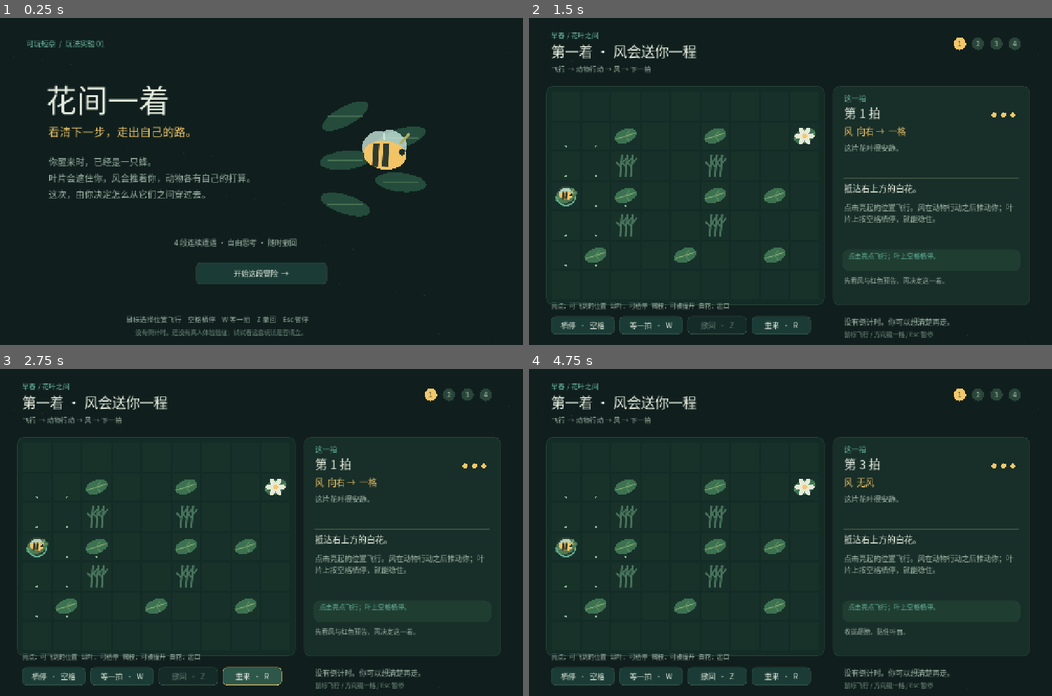
Above: before the commit, frames 1-4 (two rows, left to right).
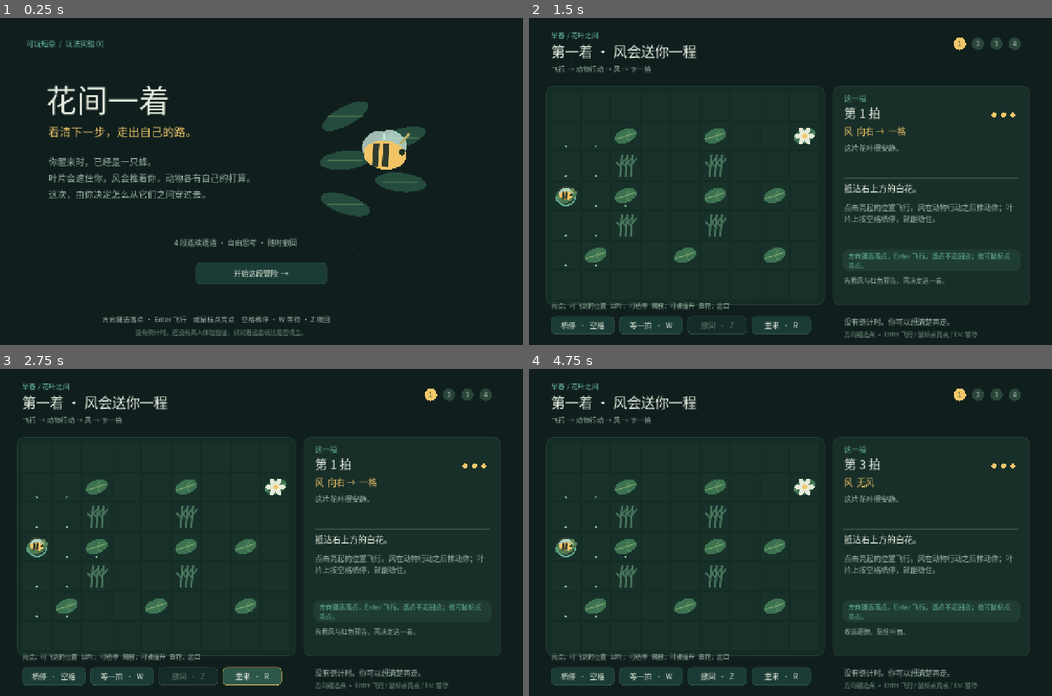
Above: after the commit, the same moments.

Repository: alanthssss/nameless-becoming
Game: Godot game, scene res://main.tscn
The game is run twice, just before and just after one commit, with the same random seed, the same clock (stepped at 60 frames per second) and the same inputs.
Inputs (mouse positions are in pixels of both pictures, inside the frame that each line leads up to):
- Up to frame 1 (0.25 s): no input
- Up to frame 2 (1.5 s): click "开始这段冒险 →" at 0.5 s; click "试试自己的办法 →" at 1.25 s
- Up to frame 3 (2.75 s): click "重来 · R" at 2 s
- Up to frame 4 (4.75 s): click "栖停 · 空格" at 2.75 s; tap Enter at 3.5, 3.6 s; move the mouse to (905, 516) at 3.52 s; hold Right 3.53-4.28 s; click (905, 516) at 3.67 s; tap Space at 3.77, 4.07, 4.25, 4.52 s; tap Keypad Enter at 3.8, 4.35 s; move the mouse to (685, 548) at 4.27 s; hold Down from 4.28 s (still down); click (685, 548) at 4.42 s; tap Z at 4.55 s

The runs differ from the first frame. In frame 1, 0.5% of the frame differs, in the area x 19-63%, y 91-94%; in frame 2, 0.6%, in the area x 60-92%, y 71-98%; in frame 3, 0.6%; in frame 4, 0.6%.

Commit message:
fix: give keyboard full flight range in Flower Step

Diff:
--- a/prototypes/flower-step/main.gd
+++ b/prototypes/flower-step/main.gd
@@ -16,6 +16,7 @@
 var chapter := 0
 var mode := "title"
 var hover := Vector2i(-1,-1)
+var keyboard_aim := false
 var anim := 0.0
 var clock := 0.0
 var action_target := Vector2.ZERO
@@ -119,7 +120,7 @@
 	state = Model.start(chapter)
 	previous = state.duplicate(true)
 	history.clear()
-	hover = Vector2i(-1,-1)
+	reset_aim()
 	note = ""
 	mode = "intro"
 
@@ -128,6 +129,7 @@
 	state = Model.start(chapter)
 	previous = state.duplicate(true)
 	history.clear()
+	reset_aim()
 	note = ""
 	mode = "play"
 	refresh()
@@ -136,6 +138,7 @@
 	if anim > 0.0 or history.is_empty(): return
 	state = history.pop_back()
 	previous = state.duplicate(true)
+	reset_aim()
 	note = "回到刚才。试试另一种走法。"
 	mode = "play"
 	refresh()
@@ -151,9 +154,21 @@
 	previous = state.duplicate(true)
 	action_target = Vector2(action.get("to",state.player))
 	state = result
+	reset_aim()
 	anim = ACTION_DURATION
 	note = ""
 	refresh()
+
+func reset_aim() -> void:
+	hover = state.player if keyboard_aim else Vector2i(-1,-1)
+
+func aim(direction: Vector2i) -> void:
+	if mode != "play" or anim > 0.0: return
+	if not keyboard_aim: hover = state.player
+	keyboard_aim = true
+	hover = Vector2i(clampi(hover.x+direction.x,0,Model.W-1),clampi(hover.y+direction.y,0,Model.H-1))
+	note = ""
+	queue_redraw()
 
 func _process(delta: float) -> void:
 	clock += delta
@@ -167,8 +182,10 @@
 
 func _unhandled_input(event: InputEvent) -> void:
 	if event is InputEventMouseMotion:
+		keyboard_aim = false
 		hover = Vector2i(floori((event.position.x-ORIGIN.x)/CELL),floori((event.position.y-ORIGIN.y)/CELL))
 	elif event is InputEventMouseButton and event.pressed and event.button_index == MOUSE_BUTTON_LEFT:
+		keyboard_aim = false
 		hover = Vector2i(floori((event.position.x-ORIGIN.x)/CELL),floori((event.position.y-ORIGIN.y)/CELL))
 		if mode == "play" and Model.inside(hover): act({"kind":"fly","to":hover})
 	elif event is InputEventKey and event.pressed and not event.echo:
@@ -177,8 +194,10 @@
 				if anim == 0.0 and mode in ["play","paused"]:
 					mode = "paused" if mode == "play" else "play"
 					refresh()
-			KEY_ENTER:
-				if mode != "play": proceed()
+			KEY_ENTER, KEY_KP_ENTER:
+				if mode == "play":
+					if keyboard_aim: act({"kind":"fly","to":hover})
+				else: proceed()
 			KEY_Z:
 				if mode in ["play","lost","result"]: undo()
 			KEY_R:
@@ -194,7 +213,7 @@
 					if event.keycode == KEY_RIGHT: direction.x = 1
 					if event.keycode == KEY_UP: direction.y = -1
 					if event.keycode == KEY_DOWN: direction.y = 1
-					act({"kind":"fly","to":state.player+direction})
+					aim(direction)
 
 func pos(p: Vector2) -> Vector2:
 	return ORIGIN + (p+Vector2(0.5,0.5))*CELL
@@ -264,7 +283,7 @@
 		draw_line(c-Vector2(43,0),c+Vector2(43,0),Color("497353"),2,true)
 	bee(Vector2(942,330),3.5)
 	text("4 段连续遭遇 · 自由思考 · 随时撤回",Vector2(426,557),18,MUTED)
-	text("鼠标选择位置飞行    空格栖停    W 等一拍    Z 撤回    Esc 暂停",Vector2(308,744),17,MUTED)
+	text("方向键选落点 · Enter 飞行    或鼠标点亮点    空格栖停 · W 等待 · Z 撤回",Vector2(250,744),17,MUTED)
 	text("没有倒计时。还没有真人体验验证；试试看这套玩法是否成立。",Vector2(331,775),15,Color("6c897b"))
 
 func draw_game() -> void:
@@ -342,6 +361,9 @@
 			draw_line(target,final,color,3,true)
 			draw_circle(final,22,color,false,2,true)
 		bee(final,0.8,0.55)
+	if anim == 0.0 and mode == "play" and keyboard_aim and Model.inside(hover):
+		var aim_color := GOLD if Model.legal_move(state,hover) or hover == state.player else RED
+		draw_rect(Rect2(pos(Vector2(hover))-Vector2(31,31),Vector2(62,62)),aim_color,false,3)
 	var bee_pos := pos(Vector2(state.player))
 	if anim > 0.0:
 		if fraction < 0.4: bee_pos = pos(Vector2(previous.player)).lerp(pos(action_target),smoothstep(0.0,0.4,fraction))
@@ -377,7 +399,7 @@
 	draw_line(Vector2(770,392),Vector2(1198,392),Color("3a5142"),1,true)
 	wrapped(level.goal,Vector2(771,425),420,21)
 	wrapped(level.hint,Vector2(771,471),420,18,MUTED)
-	var preview_text: String = "点击亮点飞行；叶上空格栖停。"
+	var preview_text: String = "方向键选落点，Enter 飞行。选点不走回合；也可鼠标点亮点。"
 	var preview_color := GREEN
 	if anim > 0.0: preview_text = "正在发生……"
 	elif Model.legal_move(state,hover):
@@ -386,11 +408,14 @@
 		preview_color = GREEN if preview.hp == state.hp else RED
 		if preview.broken > state.broken: preview_text += " 动物会打开新路。"
 		if preview.won: preview_text = "飞到所指格：这着能抵达白花。"
+	elif keyboard_aim and hover != state.player:
+		preview_text = "这个位置飞不到。用方向键选亮点；选点不走回合。"
+		preview_color = RED
 	panel(Rect2(767,566,436,53),Color("203d32"))
 	wrapped(preview_text,Vector2(781,589),408,16,preview_color,1.45)
 	wrapped(note if not note.is_empty() else state.message,Vector2(771,649),420,16,MUTED,1.4)
 	text("没有倒计时。你可以想清楚再走。",Vector2(771,751),18,MUTED)
-	text("鼠标飞行 / 方向键一格 / Esc 暂停",Vector2(771,780),15,Color("718e7c"))
+	text("方向键选点 · Enter 飞行 / 鼠标点亮点 / Esc 暂停",Vector2(771,780),15,Color("718e7c"))
 
 func draw_overlay() -> void:
 	draw_rect(Rect2(0,0,1280,800),Color(0.035,0.09,0.075,0.91))
@@ -401,7 +426,7 @@
 		"intro":
 			title = Model.chapters()[chapter].name
 			body = Model.chapters()[chapter].intro
-			detail = Model.chapters()[chapter].hint
+			detail = Model.chapters()[chapter].hint + "\n方向键选落点，Enter 飞行；选点不走回合。"
 		"result":
 			title = "这一程，是你自己走出来的。"
 			body = Model.chapters()[chapter].outro
--- a/prototypes/flower-step/ui_verify.gd
+++ b/prototypes/flower-step/ui_verify.gd
@@ -4,7 +4,7 @@
 const Model = preload("res://game_model.gd")
 const ROUTES := [
 	[Vector2i(1,1),Vector2i(4,1),Vector2i(7,1),Vector2i(8,1),"wait"],
-	[Vector2i(1,1),Vector2i(3,1),"wait",Vector2i(6,1),Vector2i(8,1)],
+	[Vector2i(1,2),Vector2i(3,1),Vector2i(1,1),Vector2i(4,1),Vector2i(6,1),Vector2i(8,1)],
 	[Vector2i(1,1),Vector2i(2,1),Vector2i(3,2),"wait",Vector2i(5,2),Vector2i(6,1),Vector2i(8,1)],
 	[Vector2i(1,1),Vector2i(2,2),Vector2i(3,1),Vector2i(4,2),Vector2i(6,2),Vector2i(6,1),Vector2i(8,1),"wait"],
 ]
@@ -23,6 +23,23 @@
 func key(code: Key) -> void:
 	var event := InputEventKey.new()
 	event.keycode = code
+	event.pressed = true
+	game._unhandled_input(event)
+
+func select_target(target: Vector2i) -> void:
+	var before: Dictionary = game.state.duplicate(true)
+	var history_size: int = game.history.size()
+	if not game.keyboard_aim: key(KEY_UP)
+	var delta: Vector2i = target - game.hover
+	for i in range(absi(delta.x)): key(KEY_RIGHT if delta.x > 0 else KEY_LEFT)
+	for i in range(absi(delta.y)): key(KEY_DOWN if delta.y > 0 else KEY_UP)
+	expect(game.keyboard_aim and game.hover == target, "Arrow keys can select %s" % target)
+	expect(game.state == before and game.anim == 0.0 and game.history.size() == history_size, "Selecting a destination never advances the world or creates history")
+
+func mouse_click(target: Vector2i) -> void:
+	var event := InputEventMouseButton.new()
+	event.position = game.pos(Vector2(target))
+	event.button_index = MOUSE_BUTTON_LEFT
 	event.pressed = true
 	game._unhandled_input(event)
 
@@ -59,11 +76,18 @@
 		for step in ROUTES[chapter]:
 			var action: Dictionary = {"kind":"fly","to":step} if step is Vector2i else {"kind":step}
 			var old_turn: int = game.state.turn
-			game.act(action)
+			var expected: Dictionary = Model.advance(game.state,action)
+			if step is Vector2i:
+				select_target(step)
+				key(KEY_ENTER)
+			else: key(KEY_W)
 			expect(game.state.turn == old_turn + 1, "Chapter route action is accepted once")
+			expect(game.state == expected, "Actual keyboard submission matches the shared flight/wind/attack rules")
 			if not await settle("Chapter %d turn %d" % [chapter+1,old_turn+1]):
 				await finish()
 				return
+			if chapter == 1: expect(game.state.hp == 3, "Second chapter has a fully keyboard-controlled no-damage route")
+			expect(game.hover == game.state.player, "Keyboard aim resets to the actual post-wind position")
 		expect(game.mode == "result" and game.state.won and not game.state.lost, "Chapter %d reaches its result overlay" % (chapter+1))
 		expect(game.next_button.visible and not game.wait_button.visible, "Result exposes continuation rather than play controls")
 		expect(game.state.turn == ROUTES[chapter].size(), "Scene replay retains exactly the verified route's turns")
@@ -75,6 +99,7 @@
 			expect(game.mode == "intro" and game.history.is_empty() and game.state.turn == 0, "Next chapter starts with clean history and a fresh encounter")
 			key(KEY_ENTER)
 			expect(game.mode == "play", "Enter starts the next introduction")
+			expect(game.hover == game.state.player, "Chapter transition resets aim to the new start")
 	expect(game.mode == "ending" and game.scores.size() == 4, "All four results lead to the chapter ending")
 	expect(game.next_button.visible and game.home_button.visible, "Ending offers replay and return to title")
 	game.next_button.pressed.emit()
@@ -87,14 +112,33 @@
 
 func test_controls() -> void:
 	var initial: Dictionary = game.state.duplicate(true)
+	# Every board target is selectable, even when the pointer crosses plants.
+	# Legality is checked only on confirmation, exactly as for a mouse click.
+	for y in range(Model.H):
+		for x in range(Model.W): select_target(Vector2i(x,y))
+	key(KEY_RIGHT)
+	key(KEY_DOWN)
+	expect(game.hover == Vector2i(8,6) and game.state == initial, "Aim is clamped at board edges without spending a turn")
+	key(KEY_ENTER)
+	expect(game.state == initial and game.history.is_empty(), "Out-of-range confirmation is rejected without a turn")
+	select_target(Vector2i(2,2))
+	key(KEY_KP_ENTER)
+	expect(game.state == initial and game.anim == 0.0, "Blocked destination cannot be confirmed with keypad Enter")
+	select_target(initial.player)
+	key(KEY_ENTER)
+	expect(game.state == initial, "Confirming current location is not a wait action")
 	game.act({"kind":"fly","to":Vector2i(-1,3)})
 	expect(game.state == initial and game.anim == 0.0 and game.history.is_empty(), "Invalid input neither spends a turn nor starts an animation/history entry")
 	key(KEY_ESCAPE)
 	expect(game.mode == "paused" and game.next_button.visible and not game.wait_button.visible, "Escape pauses and exposes resume")
 	game.act({"kind":"wait"})
+	key(KEY_RIGHT)
 	expect(game.state == initial, "Paused scene rejects game actions")
 	game.next_button.pressed.emit()
 	expect(game.mode == "play" and game.state == initial, "Resume button restores the same decision")
+	key(KEY_ESCAPE)
+	key(KEY_ENTER)
+	expect(game.mode == "play" and game.state == initial, "Enter resumes a separately paused game without flying")
 	key(KEY_ESCAPE)
 	key(KEY_ESCAPE)
 	expect(game.mode == "play" and game.state == initial, "Escape can also resume without spending a turn")
@@ -104,18 +148,37 @@
 	key(KEY_W)
 	key(KEY_Z)
 	key(KEY_R)
+	key(KEY_RIGHT)
+	key(KEY_ENTER)
 	expect(game.state == during_animation and game.history.size() == 1, "Input during an animation cannot queue extra turns, undo or restart")
+	expect(game.hover == game.state.player, "Animation input cannot move the keyboard aim")
 	if not await settle("Perch keyboard action"):
 		return
 	key(KEY_Z)
 	expect(game.mode == "play" and game.state == initial and game.history.is_empty(), "Keyboard undo restores complete state and unlocks play")
+	expect(game.hover == game.state.player, "Undo resets aim to the restored player")
 	key(KEY_W)
 	if not await settle("Wait keyboard action"):
 		return
 	expect(game.state.turn == 1 and not game.restart_button.disabled, "Wait settles with restart available")
 	game.restart_button.pressed.emit()
 	expect(game.mode == "play" and game.state == initial and game.history.is_empty(), "Restart button resets encounter and history")
-	game.act({"kind":"fly","to":Vector2i(1,1)})
+	expect(game.hover == game.state.player, "Restart resets aim to the encounter start")
+	select_target(Vector2i(1,1))
+	var held_enter := InputEventKey.new()
+	held_enter.keycode = KEY_ENTER
+	held_enter.pressed = true
+	held_enter.echo = true
+	game._unhandled_input(held_enter)
+	expect(game.state == initial, "Held confirmation key cannot repeat an action")
+	key(KEY_KP_ENTER)
+	var keyboard_result: Dictionary = game.state.duplicate(true)
+	if not await settle("Keyboard long diagonal flight"):
+		return
+	key(KEY_Z)
+	select_target(Vector2i(1,4))
+	mouse_click(Vector2i(1,1))
+	expect(game.state == keyboard_result and not game.keyboard_aim, "Mouse click uses its own target and has identical results to keyboard flight")
 	if not await settle("Fly before button undo"):
 		return
 	game.undo_button.pressed.emit()
@@ -124,7 +187,8 @@
 func test_loss_recovery() -> void:
 	# Real chapter-two play: attract the cricket, then deliberately remain in
 	# successive locked attacks. No HP, enemy or scene state is injected.
-	game.act({"kind":"fly","to":Vector2i(1,2)})
+	select_target(Vector2i(1,2))
+	key(KEY_ENTER)
 	if not await settle("Attract cricket"):
 		return
 	for i in range(3):
@@ -142,7 +206,7 @@
 	await process_frame
 	game = null
 	if failures.is_empty():
-		print("FLOWER STEP UI VERIFIED: %d assertions; title, controls, loss recovery, four results and ending." % checks)
+		print("FLOWER STEP UI VERIFIED: %d assertions; keyboard/mouse parity, no-damage second chapter, loss recovery, four keyboard results and ending." % checks)
 		quit(0)
 	else:
 		for failure in failures:
Not shown, changed: docs/design/flower-step-game-20261019.md
Not shown, changed: docs/design/solar-term-campaign-production-spec.md
Not shown, changed: prototypes/flower-step/README.md
